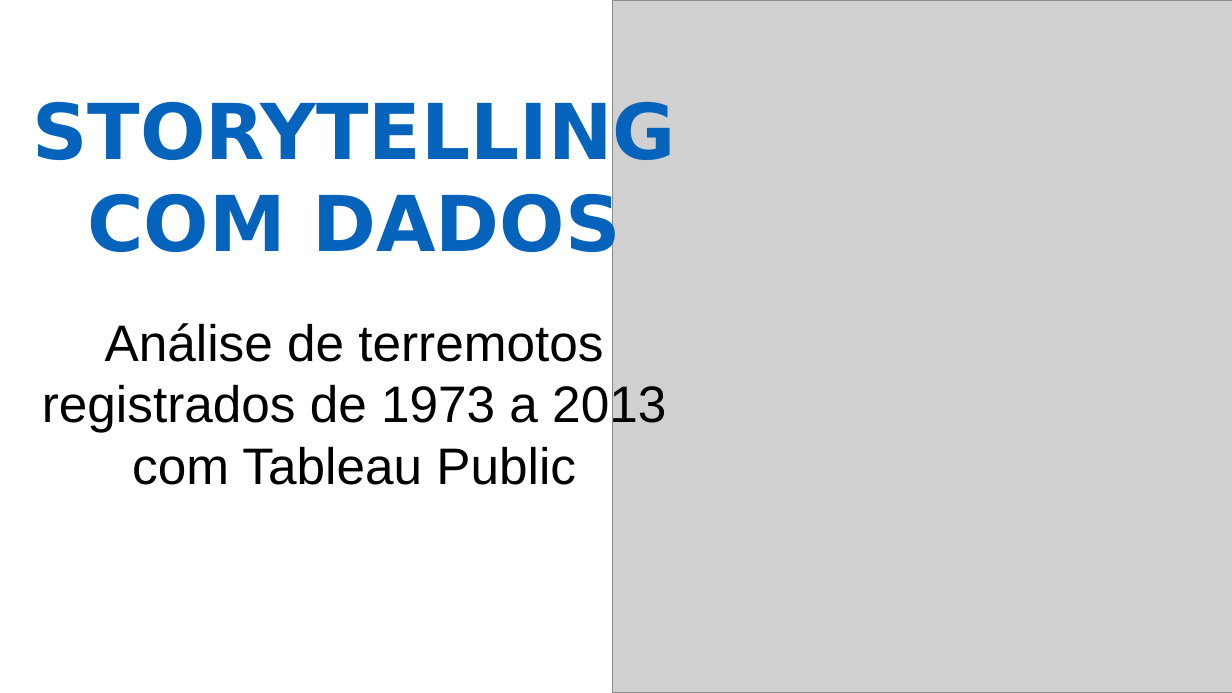
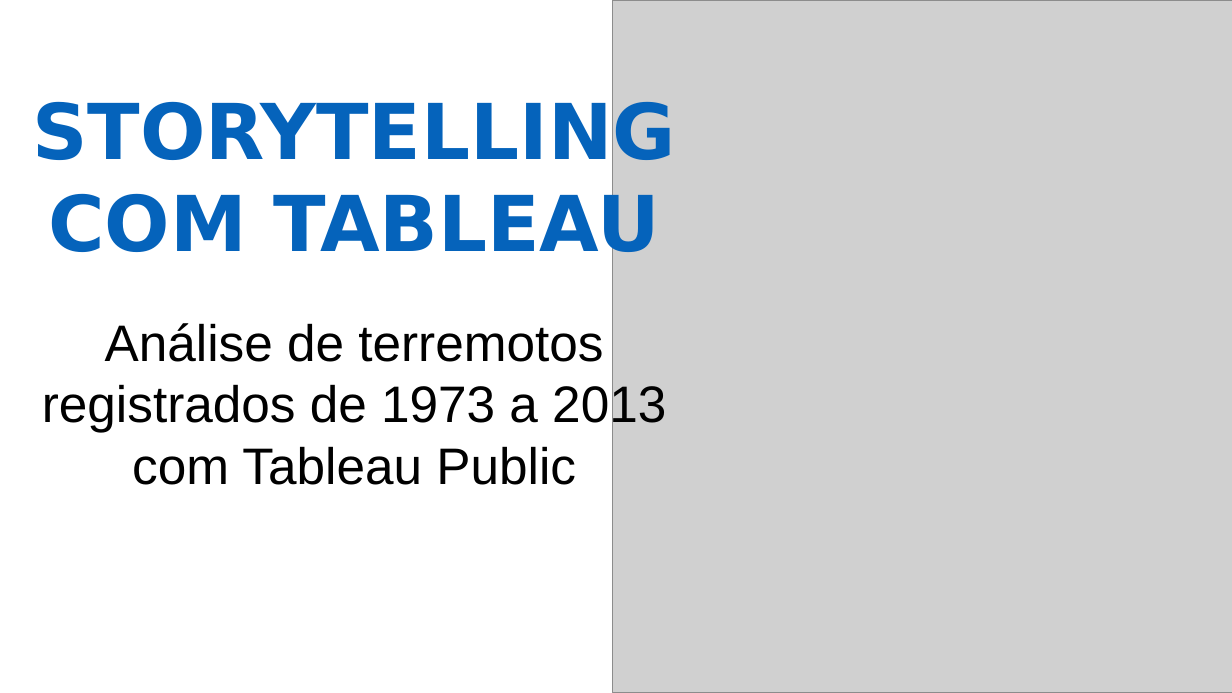
Before and after one commit to diassmatheus/diassmatheus.github.io, a slide deck: slide 6 of assets/img/portfolio/cards-portifolio.pptx. Drawn at 1232x693 pixels with LibreOffice and Linux fonts; fonts in the diff are those of the drawing; grey boxes stand for pictures. Boxes give left, top, right and bottom in pixels: in the first picture for what was removed or moved away, otherwise in the second. Text is boxed around its words. In the diff, an @@ line names an element or a change of style, - is before the commit and + after.

Commit message:
update card tableau

```diff
--- a/assets/img/portfolio/cards-portifolio.pptx
+++ b/assets/img/portfolio/cards-portifolio.pptx
@@ text at (48,189,660,267): text changed @@
-COM DADOS
+COM TABLEAU
```
Also in this commit, not shown: 2 other files.
